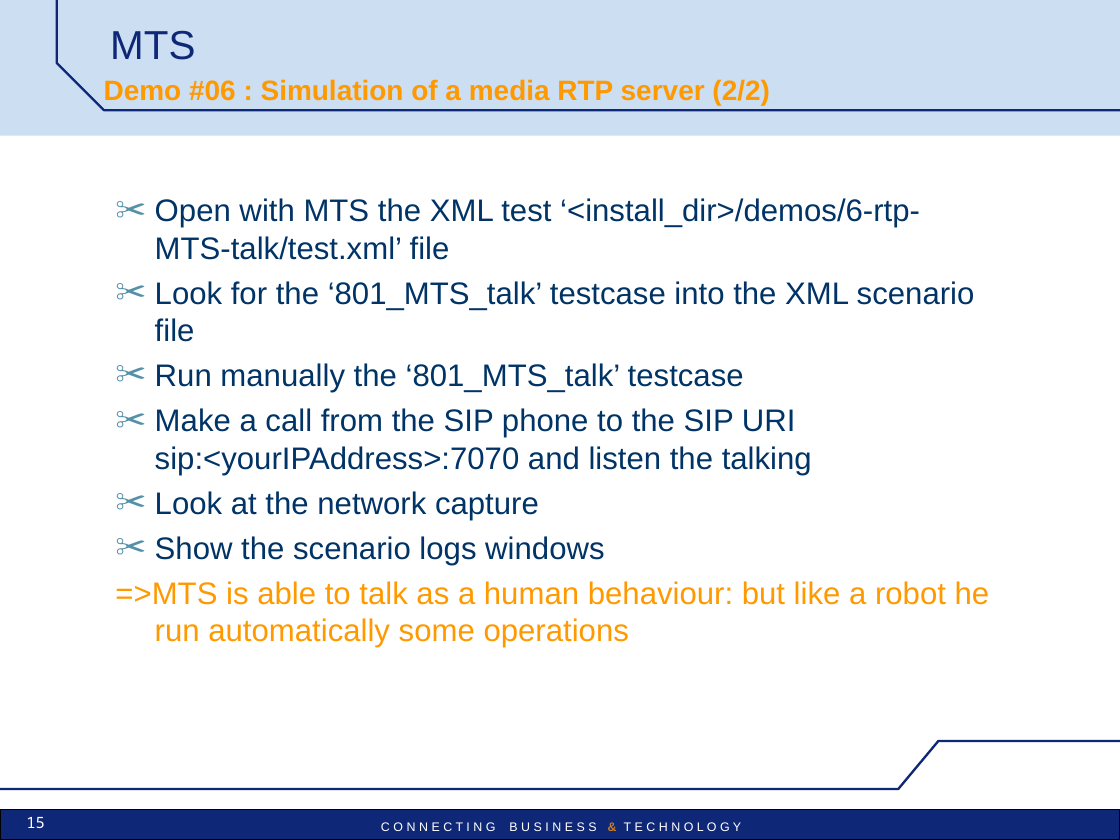
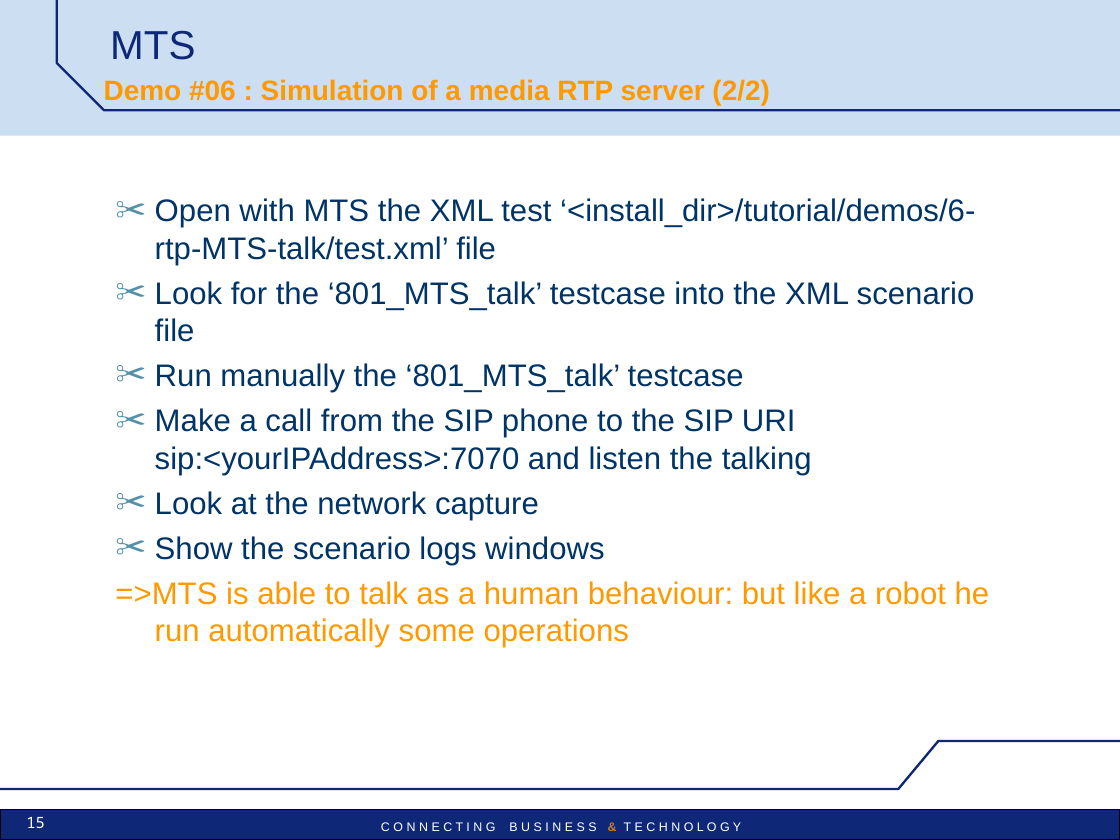
Before and after one commit to vu3mmg/mts-project, a slide deck: slide 15 of trunk/mts/src/main/doc/MTS_pres_demos.ppt. Drawn at 1120x840 pixels with LibreOffice and Linux fonts; fonts in the diff are those of the drawing; background and template pictures are left out. Boxes give left, top, right and bottom in pixels: in the first picture for what was removed or moved away, otherwise in the second. Text is boxed around its words. In the diff, an @@ line names an element or a change of style, - is before the commit and + after.

```diff
--- a/trunk/mts/src/main/doc/MTS_pres_demos.ppt
+++ b/trunk/mts/src/main/doc/MTS_pres_demos.ppt
@@ text at (155, 198, 975, 265): text changed @@
-✂ Open with MTS the XML test ‘<install_dir>/demos/6-rtp-MTS-talk/test.xml’ file
+✂ Open with MTS the XML test ‘<install_dir>/tutorial/demos/6-rtp-MTS-talk/test.xml’ file
```
Also in this commit, not shown: 14 other slides changed, 2 slides added.
